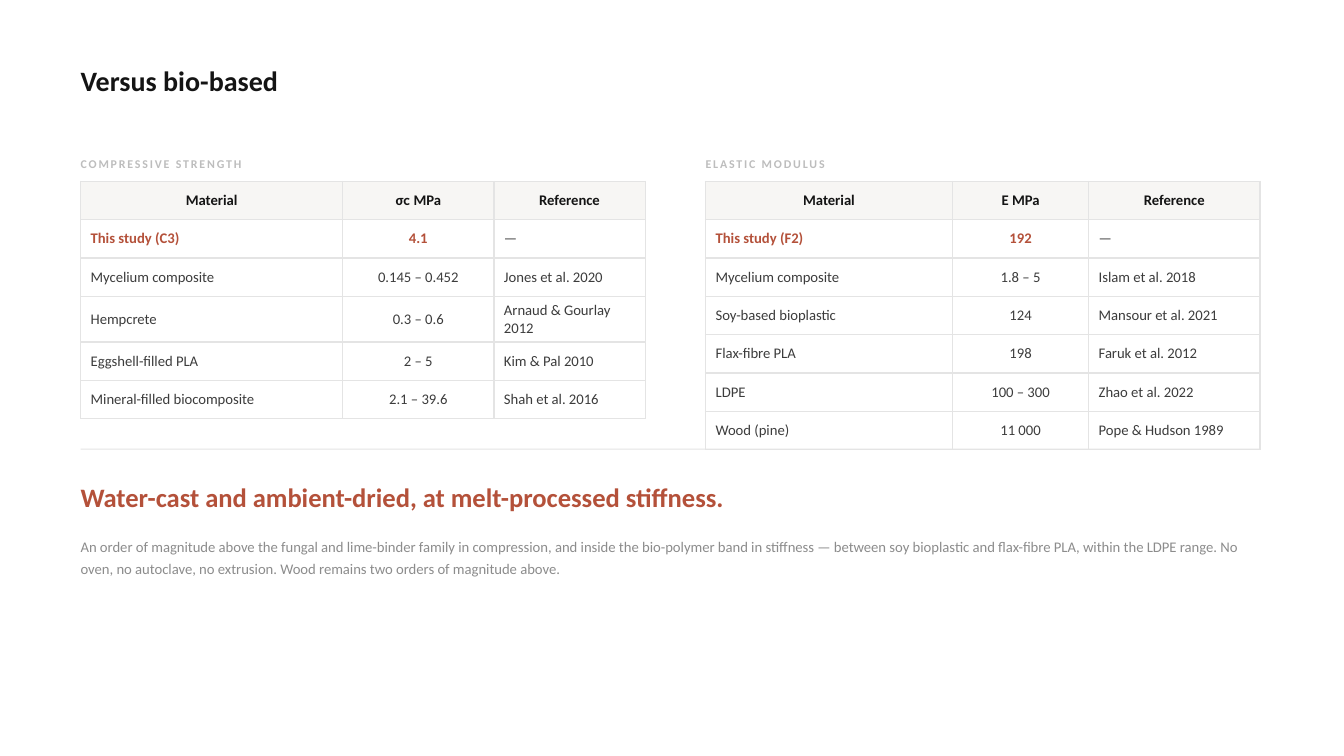
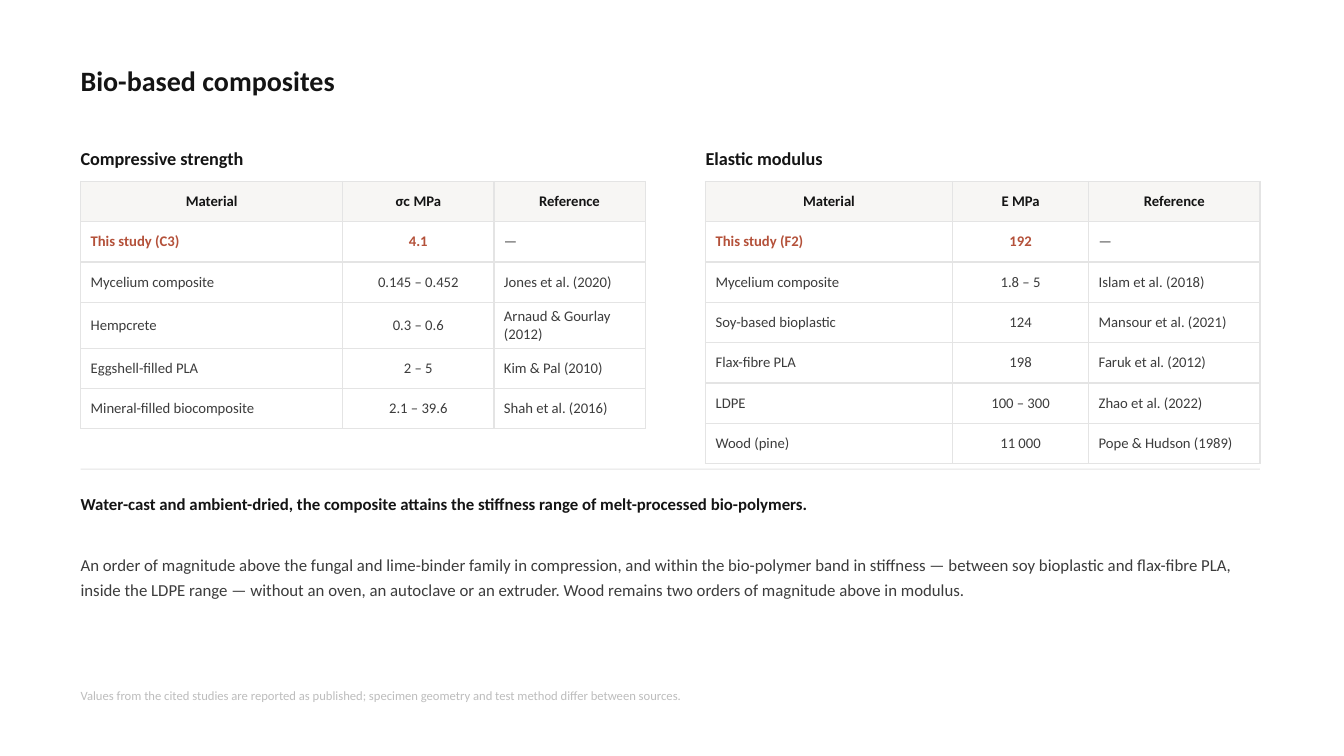
Before and after one commit to bunal91/sanat-ve-mekan, a slide deck: slide 23 of konferans-bildirisi/06-sunum/ICSMMEP26_Presentation_Unal.pptx (slide 21 before the commit). Drawn at 1344x756 pixels with LibreOffice and Linux fonts; fonts in the diff are those of the drawing. Boxes give left, top, right and bottom in pixels: in the first picture for what was removed or moved away, otherwise in the second. Text is boxed around its words. In the diff, an @@ line names an element or a change of style, - is before the commit and + after.

```diff
--- a/konferans-bildirisi/06-sunum/ICSMMEP26_Presentation_Unal.pptx
+++ b/konferans-bildirisi/06-sunum/ICSMMEP26_Presentation_Unal.pptx
@@ text at <box>81,71,334,96</box>: text changed @@
-Versus bio-based
+Bio-based composites
@@ text at <box>81,152,243,168</box>: text changed; size 8.5 to 13 pt; text colour #BDBDBD to #141414 @@
-COMPRESSIVE STRENGTH
+Compressive strength
@@ text at <box>706,152,822,165</box>: text changed; size 8.5 to 13 pt; text colour #BDBDBD to #141414 @@
-ELASTIC MODULUS
+Elastic modulus
@@ table at <box>81,181,645,420</box> @@
-row 3, column 3: Jones et al. 2020
+row 3, column 3: Jones et al. (2020)
-row 4, column 3: Arnaud & Gourlay 2012
+row 4, column 3: Arnaud & Gourlay (2012)
-row 5, column 3: Kim & Pal 2010
+row 5, column 3: Kim & Pal (2010)
-row 6, column 3: Shah et al. 2016
+row 6, column 3: Shah et al. (2016)
@@ table at <box>706,181,1260,455</box> @@
-row 3, column 3: Islam et al. 2018
+row 3, column 3: Islam et al. (2018)
-row 4, column 3: Mansour et al. 2021
+row 4, column 3: Mansour et al. (2021)
-row 5, column 3: Faruk et al. 2012
+row 5, column 3: Faruk et al. (2012)
-row 6, column 3: Zhao et al. 2022
+row 6, column 3: Zhao et al. (2022)
-row 7, column 3: Pope & Hudson 1989
+row 7, column 3: Pope & Hudson (1989)
@@ rectangle: place and size @@
-rectangle at <box>81,449,1260,450</box>
+rectangle at <box>81,469,1260,470</box>
@@ text at <box>81,498,807,513</box>: text changed; size 19 to 12 pt; text colour #B4513A to #141414 @@
-Water-cast and ambient-dried, at melt-processed stiffness.
+Water-cast and ambient-dried, the composite attains the stiffness range of melt-processed bio-polymers.
@@ text "Water-cast and ambient-dried, the composite ..." at <box>81,498,807,513</box>: vertical alignment middle to top @@
@@ text at <box>81,559,1231,599</box>: text changed; size 10.5 to 12 pt; text colour #8C8C8C to #3C3C3C @@
-An order of magnitude above the fungal and lime-binder family in compression, and inside the bio-polymer band in stiffness — between soy bioplastic and flax-fibre PLA, within the LDPE range. No oven, no autoclave, no extrusion. Wood remains two orders of magnitude above.
+An order of magnitude above the fungal and lime-binder family in compression, and within the bio-polymer band in stiffness — between soy bioplastic and flax-fibre PLA, inside the LDPE range — without an oven, an autoclave or an extruder. Wood remains two orders of magnitude above in modulus.
@@ text added at <box>81,691,681,702</box>, 9 pt, text #BDBDBD @@
+Values from the cited studies are reported as published; specimen geometry and test method differ between sources.
```
Also in this commit, not shown: 20 other slides changed, 8 slides added, 6 slides removed, 4 other files.
